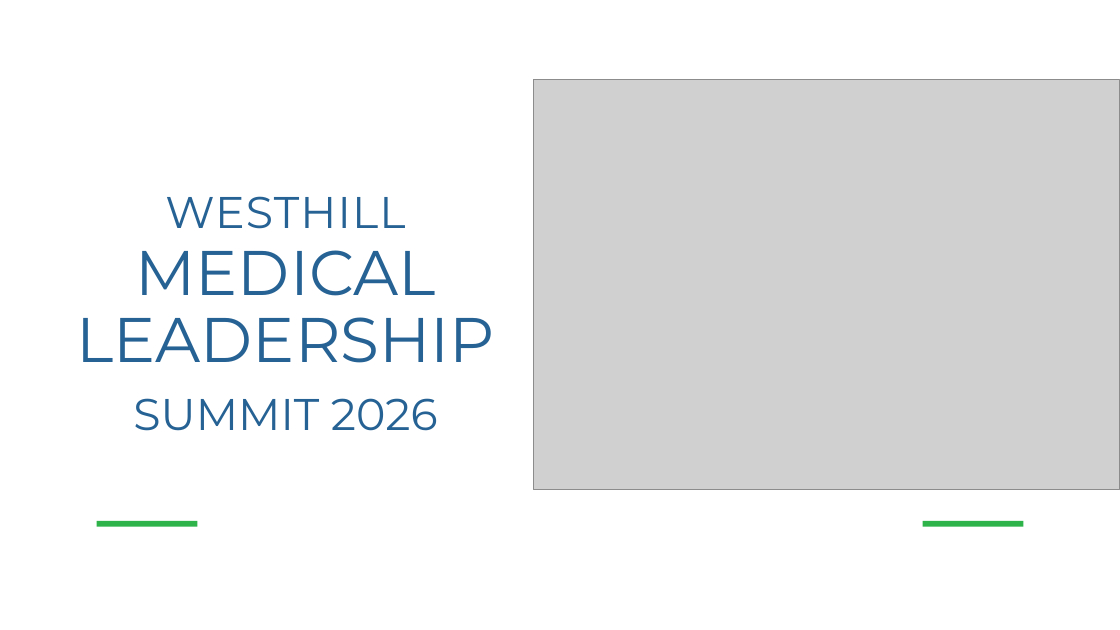
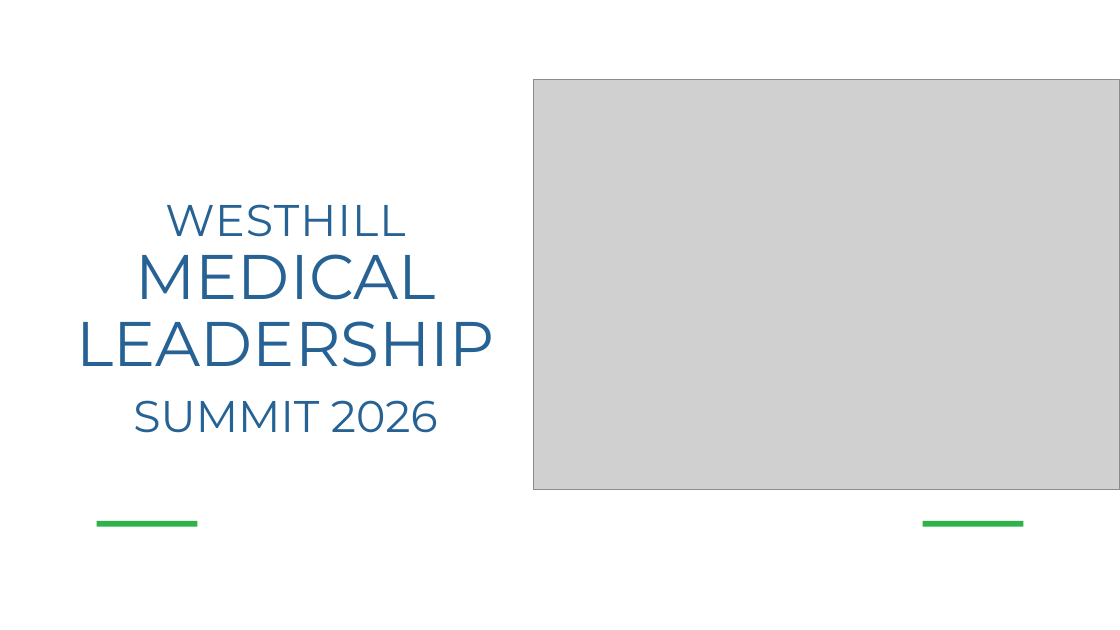
Before and after one commit to dnmcamiloedson-arch/EdUW, a slide deck: slide 1 of presentaciones/medical-leadership-summit-2026/Plantilla_Medical_Leadership_Summit_2026.pptx. Drawn at 1120x630 pixels with LibreOffice and Linux fonts; fonts in the diff are those of the drawing; grey boxes stand for pictures; background and template pictures are left out. Boxes give left, top, right and bottom in pixels: in the first picture for what was removed or moved away, otherwise in the second. Text is boxed around its words. In the diff, an @@ line names an element or a change of style, - is before the commit and + after.

```diff
--- a/presentaciones/medical-leadership-summit-2026/Plantilla_Medical_Leadership_Summit_2026.pptx
+++ b/presentaciones/medical-leadership-summit-2026/Plantilla_Medical_Leadership_Summit_2026.pptx
@@ text "WESTHILL": place and size @@
-text "WESTHILL" at <box>165,196,405,229</box>
+text "WESTHILL" at <box>165,204,405,237</box>
@@ title "MEDICAL": place and size @@
-title "MEDICAL" at <box>76,250,494,363</box>
+title "MEDICAL" at <box>76,254,494,367</box>
```
Also in this commit, not shown: 4 other slides changed, 10 slides added, 5 slides removed, 3 other files.
